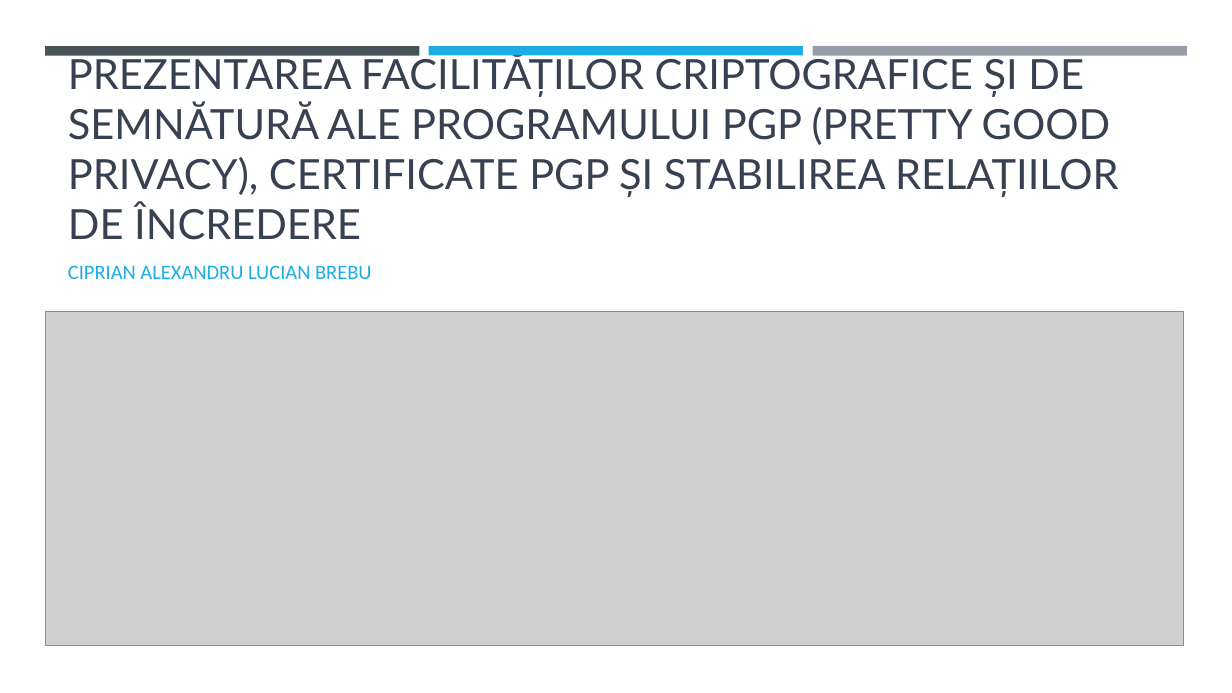
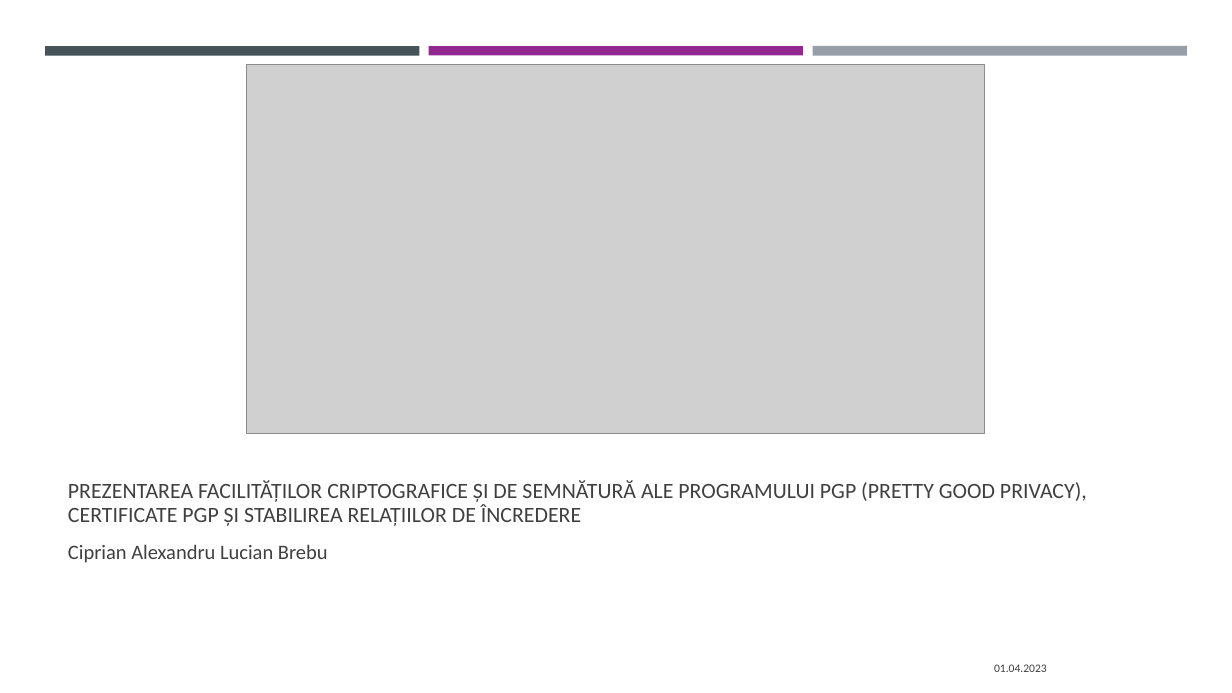
Before and after one commit to Brebu/pgp, a slide deck: slide 1 of Securizarea comunicării și protejarea datelor cu PGP -.pptx. Drawn at 1232x693 pixels with LibreOffice and Linux fonts; fonts in the diff are those of the drawing; grey boxes stand for pictures. Boxes give left, top, right and bottom in pixels: in the first picture for what was removed or moved away, otherwise in the second. Text is boxed around its words. In the diff, an @@ line names an element or a change of style, - is before the commit and + after.

```diff
--- a/Securizarea comunicării și protejarea datelor cu PGP -.pptx
+++ b/Securizarea comunicării și protejarea datelor cu PGP -.pptx
@@ rectangle removed at <box>0,0,1232,693</box> @@
@@ rectangle removed at <box>429,46,803,55</box> @@
@@ rectangle added at <box>429,46,803,55</box>, fill #92278F @@
@@ picture added at <box>247,65,985,433</box> @@
@@ picture removed at <box>45,311,1183,646</box> @@
@@ title "PREZENTAREA FACILITĂȚILOR CRIPTOGRAFICE ȘI DE ...": place and size @@
-title "PREZENTAREA FACILITĂȚILOR CRIPTOGRAFICE ȘI DE ..." at <box>68,53,1119,240</box>
+title "PREZENTAREA FACILITĂȚILOR CRIPTOGRAFICE ȘI DE ..." at <box>68,480,1087,526</box>
@@ title "PREZENTAREA FACILITĂȚILOR CRIPTOGRAFICE ȘI DE ..." at <box>68,480,1087,526</box>: size 32.4 to 17 pt, font Lato to Calibri, text colour #374151 to #404040; line spacing 1 to 0.9 @@
@@ text at <box>68,544,328,563</box>: text changed; text colour #1CADE4 to #404040 @@
-CIPRIAN ALEXANDRU LUCIAN BREBU
+Ciprian Alexandru Lucian Brebu
@@ text added at <box>994,664,1047,672</box>, 9 pt, text #404040 @@
+01.04.2023
```
Also in this commit, not shown: 13 other slides changed, 4 slides added.
